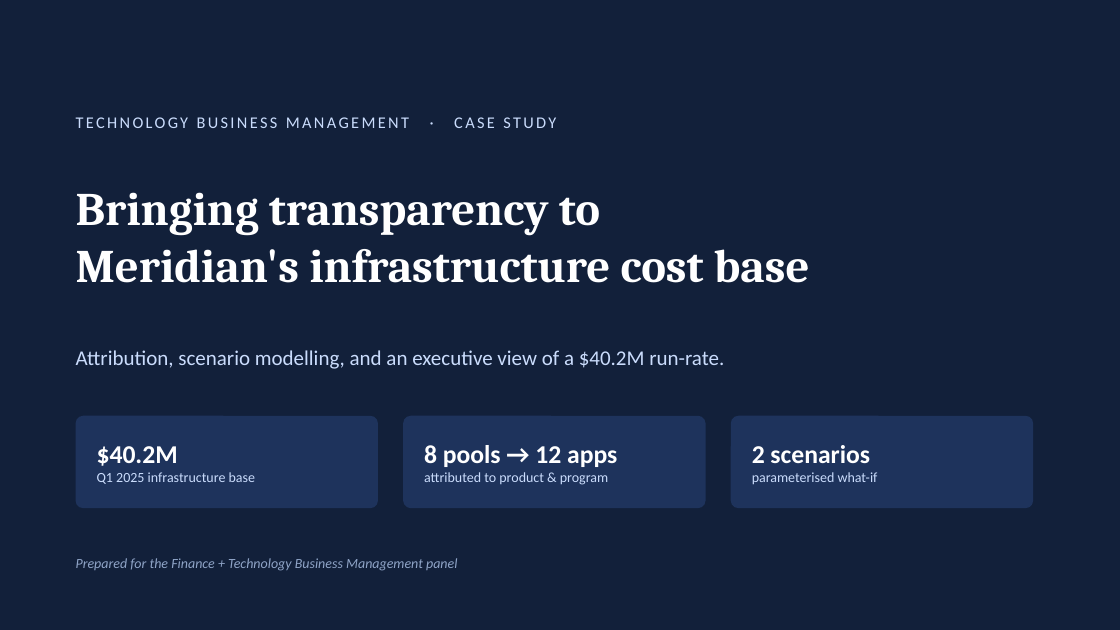
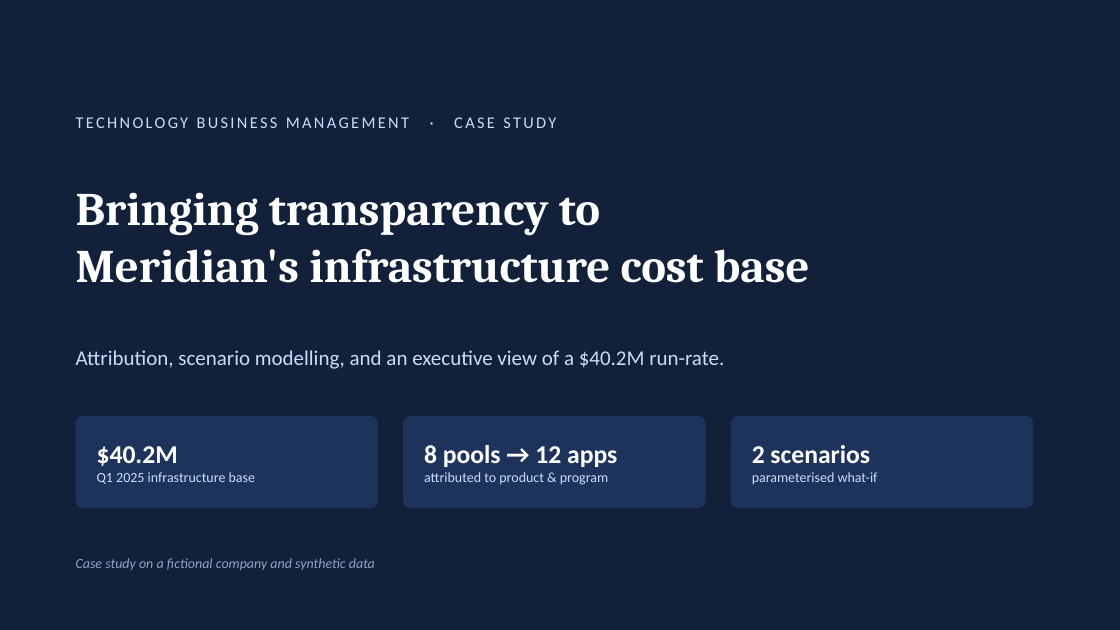
Before and after one commit to Aaron-analogical/tech-cost-transparency, a slide deck: slide 1 of presentation/Meridian_Case_Study_Presentation.pptx. Drawn at 1120x630 pixels with LibreOffice and Linux fonts; fonts in the diff are those of the drawing. Boxes give left, top, right and bottom in pixels: in the first picture for what was removed or moved away, otherwise in the second. Text is boxed around its words. In the diff, an @@ line names an element or a change of style, - is before the commit and + after.

```diff
--- a/presentation/Meridian_Case_Study_Presentation.pptx
+++ b/presentation/Meridian_Case_Study_Presentation.pptx
@@ text at (76, 558, 375, 570): text changed @@
-Prepared for the Finance + Technology Business Management panel
+Case study on a fictional company and synthetic data
```
Also in this commit, not shown: 1 slide added, 9 other files.
